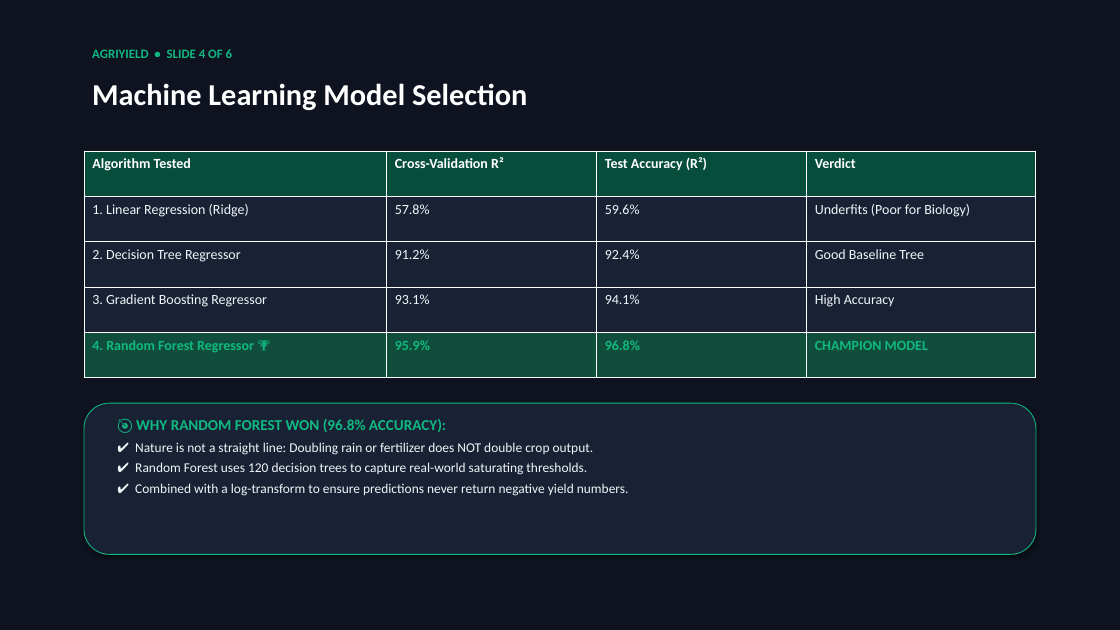
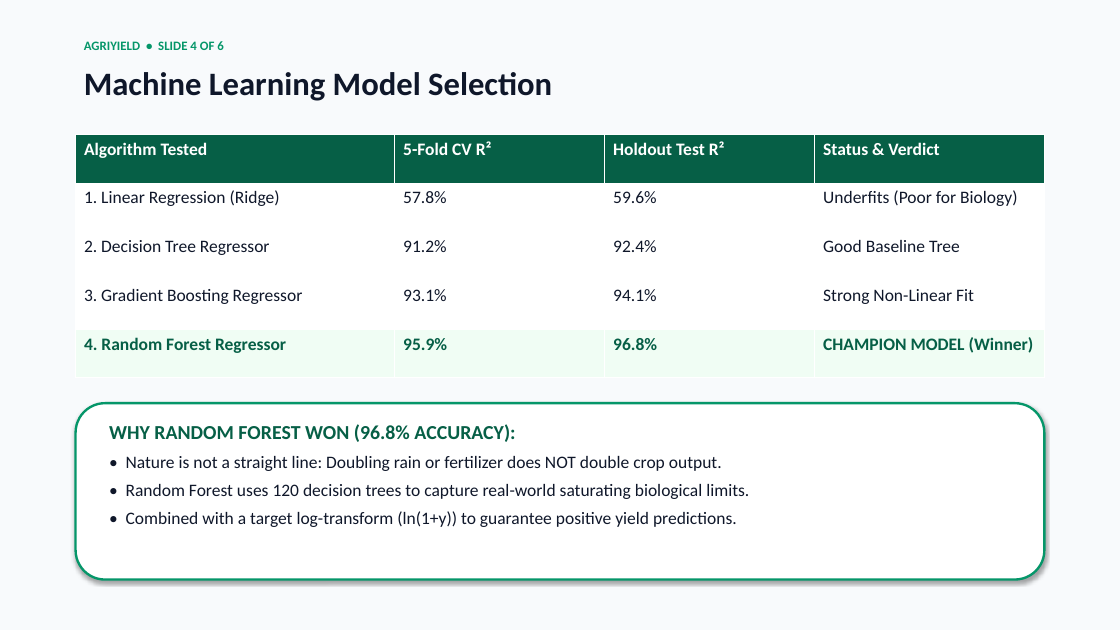
Before and after one commit to deva-2006/AgriYield, a slide deck: slide 4 of AgriYield_Presentation.pptx. Drawn at 1120x630 pixels with LibreOffice and Linux fonts; fonts in the diff are those of the drawing. Boxes give left, top, right and bottom in pixels: in the first picture for what was removed or moved away, otherwise in the second. Text is boxed around its words. In the diff, an @@ line names an element or a change of style, - is before the commit and + after.

Commit message:
Update presentation to clean Light Theme with large fonts and high contrast

```diff
--- a/AgriYield_Presentation.pptx
+++ b/AgriYield_Presentation.pptx
@@ background #0E131F to #F8FAFC @@
@@ text "AGRIYIELD • SLIDE 4 OF ...": place and size @@
-text "AGRIYIELD • SLIDE 4 OF ..." at <box>92,49,232,58</box>
+text "AGRIYIELD • SLIDE 4 OF ..." at <box>84,41,223,50</box>
@@ text "AGRIYIELD • SLIDE 4 OF ..." at <box>84,41,223,50</box>: text colour #10B981 to #059669 @@
@@ text "Machine Learning Model Selection": place and size @@
-text "Machine Learning Model Selection" at <box>92,83,527,110</box>
+text "Machine Learning Model Selection" at <box>84,72,552,101</box>
@@ text "Machine Learning Model Selection" at <box>84,72,552,101</box>: size 26 to 28 pt, text colour #FFFFFF to #0F172A @@
@@ table at <box>76,134,1044,378</box> @@
-row 1: Algorithm Tested | Cross-Validation R² | Test Accuracy (R²) | Verdict
+row 1: Algorithm Tested | 5-Fold CV R² | Holdout Test R² | Status & Verdict
-row 4, column 4: High Accuracy
+row 4, column 4: Strong Non-Linear Fit
-row 5, column 1: 4. Random Forest Regressor 🏆
+row 5, column 1: 4. Random Forest Regressor
-row 5, column 4: CHAMPION MODEL
+row 5, column 4: CHAMPION MODEL (Winner)
@@ fill #064E3B to #065F46 in row 1 @@
@@ fill #182234 to #FFFFFF in 12 cells @@
@@ fill #104E3B to #F0FDF4 in row 5 @@
@@ size 12 to 15 pt in "Algorithm Tested", "1. Linear Regression (Ridge)", "57.8%", "59.6%" and 10 more places @@
@@ text colour #F1F5F9 to #0F172A in "1. Linear Regression (Ridge)", "57.8%", "59.6%", "Underfits (Poor for Biology)" and 7 more places @@
@@ text colour #10B981 to #065F46 in "95.9%", "96.8%" @@
@@ table: place and size @@
-table at <box>84,151,1036,378</box>
+table at <box>76,134,1044,378</box>
@@ rounded rectangle: place and size @@
-rounded rectangle at <box>84,403,1036,555</box>
+rounded rectangle at <box>76,403,1044,580</box>
@@ rounded rectangle at <box>76,403,1044,580</box>: fill #182234 to #FFFFFF; outline #10B981 0.75 pt to #059669 2 pt @@
@@ text at <box>109,424,749,527</box>: text changed; size 11.5 to 15 pt; text colour #F1F5F9 to #0F172A @@
-🎯 WHY RANDOM FOREST WON (96.8% ACCURACY):
-✔ Nature is not a straight line: Doubling rain or fertilizer does NOT double crop output.
-✔ Random Forest uses 120 decision trees to capture real-world saturating thresholds.
-✔ Combined with a log-transform to ensure predictions never return negative yield numbers.
+WHY RANDOM FOREST WON (96.8% ACCURACY):
+• Nature is not a straight line: Doubling rain or fertilizer does NOT double crop output.
+• Random Forest uses 120 decision trees to capture real-world saturating biological limits.
+• Combined with a target log-transform (ln(1+y)) to guarantee positive yield predictions.
```
Also in this commit, not shown: 5 other slides changed, 1 other file.
